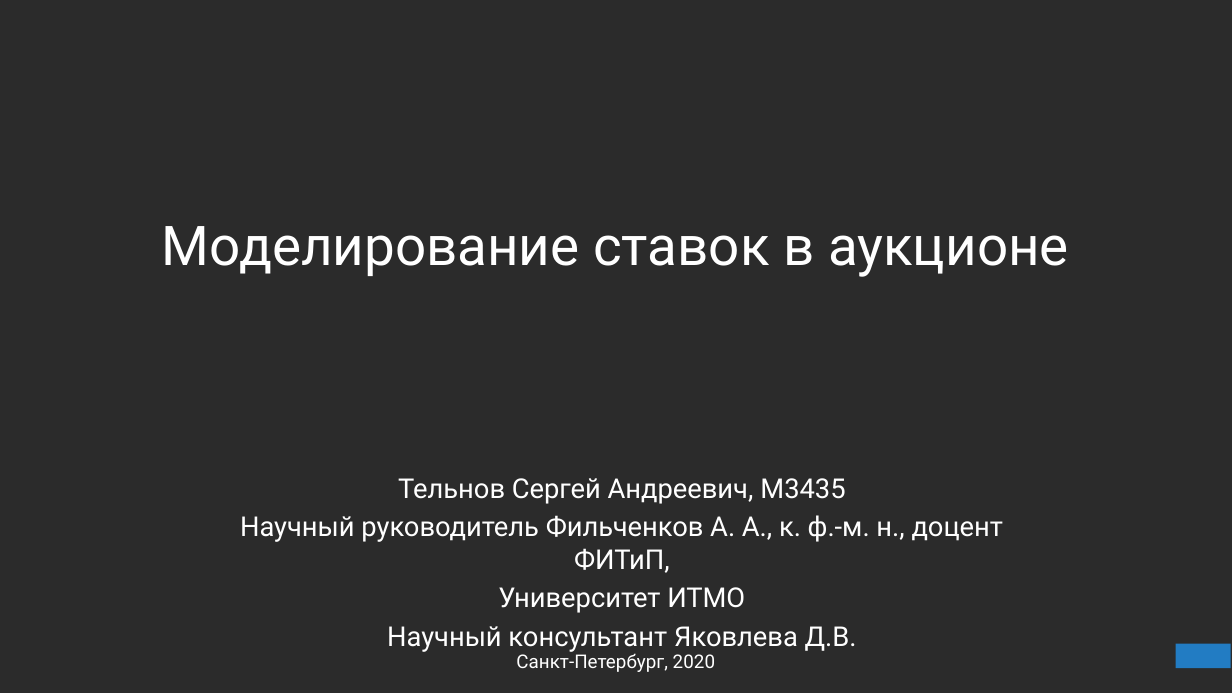
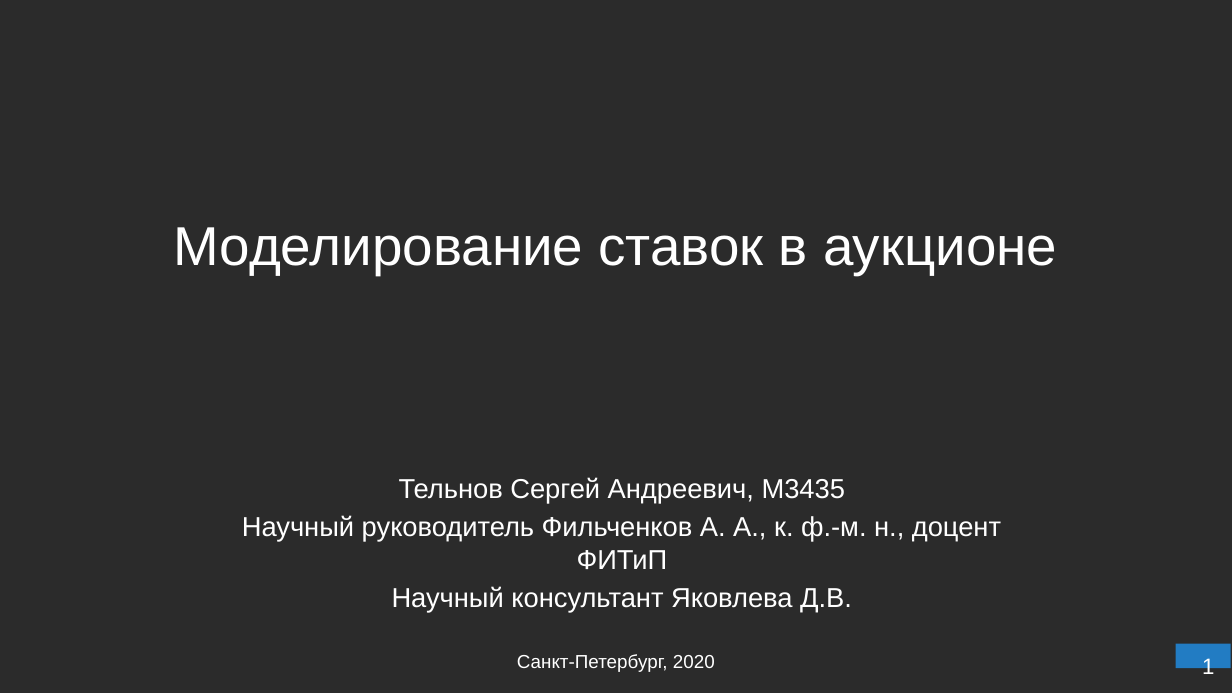
Before and after one commit to SerTelnov/landscape-forecasting, a slide deck: slide 1 of stuff/docs/2020-pps-forecasting.pptx. Drawn at 1232x693 pixels with LibreOffice and Linux fonts; fonts in the diff are those of the drawing; background and template pictures are left out; a plain dark background stands for a picture behind light text. Boxes give left, top, right and bottom in pixels: in the first picture for what was removed or moved away, otherwise in the second. Text is boxed around its words. In the diff, an @@ line names an element or a change of style, - is before the commit and + after.

```diff
--- a/stuff/docs/2020-pps-forecasting.pptx
+++ b/stuff/docs/2020-pps-forecasting.pptx
@@ title "Моделирование ставок в аукционе" at box(173, 227, 1057, 275): font Roboto to Arial @@
@@ text at box(392, 477, 852, 613): font Roboto to Arial in "Тельнов Сергей Андреевич, M3435", "Научный консультант Яковлева Д.В."; less space between paragraphs @@
@@ text at box(242, 515, 1001, 569): text changed; font Roboto to Arial @@
-Научный руководитель Фильченков А. А., к. ф.-м. н., доцент ФИТиП,
-Университет ИТМО
+Научный руководитель Фильченков А. А., к. ф.-м. н., доцент ФИТиП
@@ text "Санкт-Петербург, 2020" at box(517, 654, 715, 672): font Roboto to Arial @@
@@ page number added at box(1202, 658, 1214, 679), 13 pt, text #FFFFFF @@
+1
```
Also in this commit, not shown: 15 other slides changed, 2 slides added, 1 other file.
